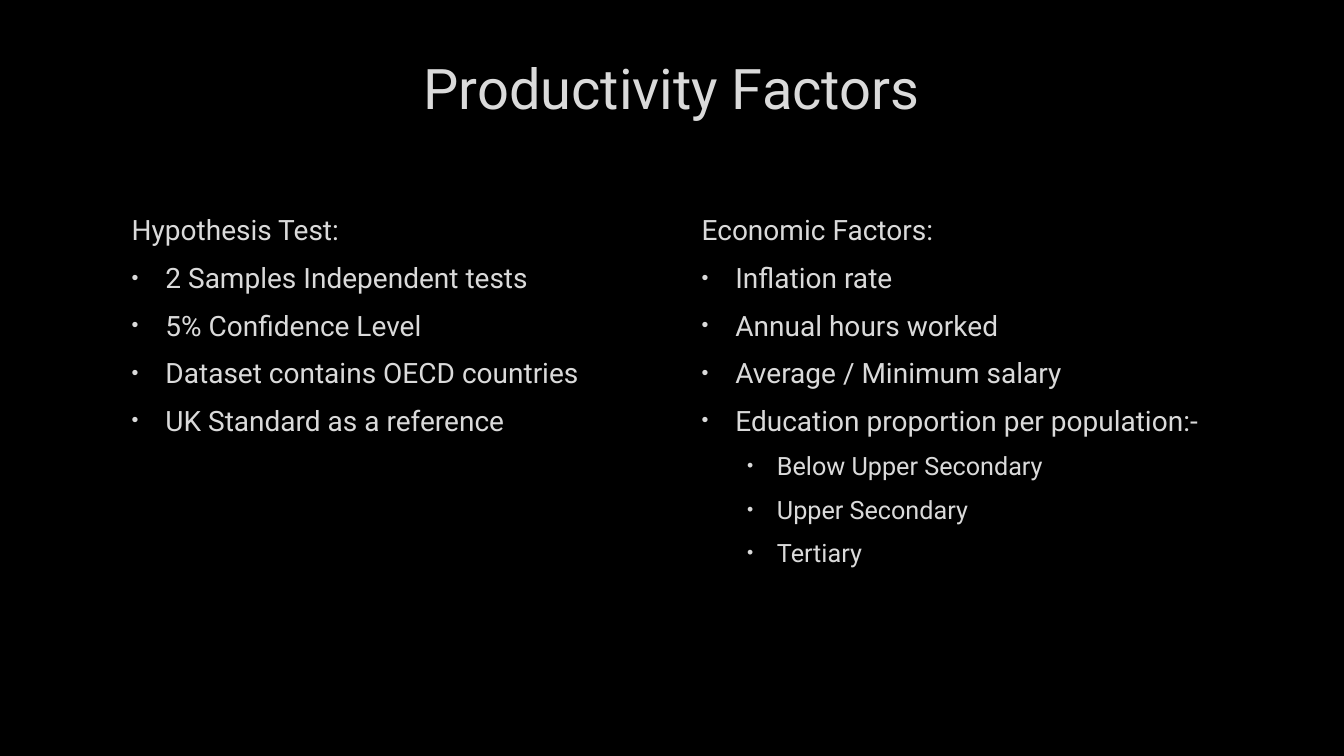
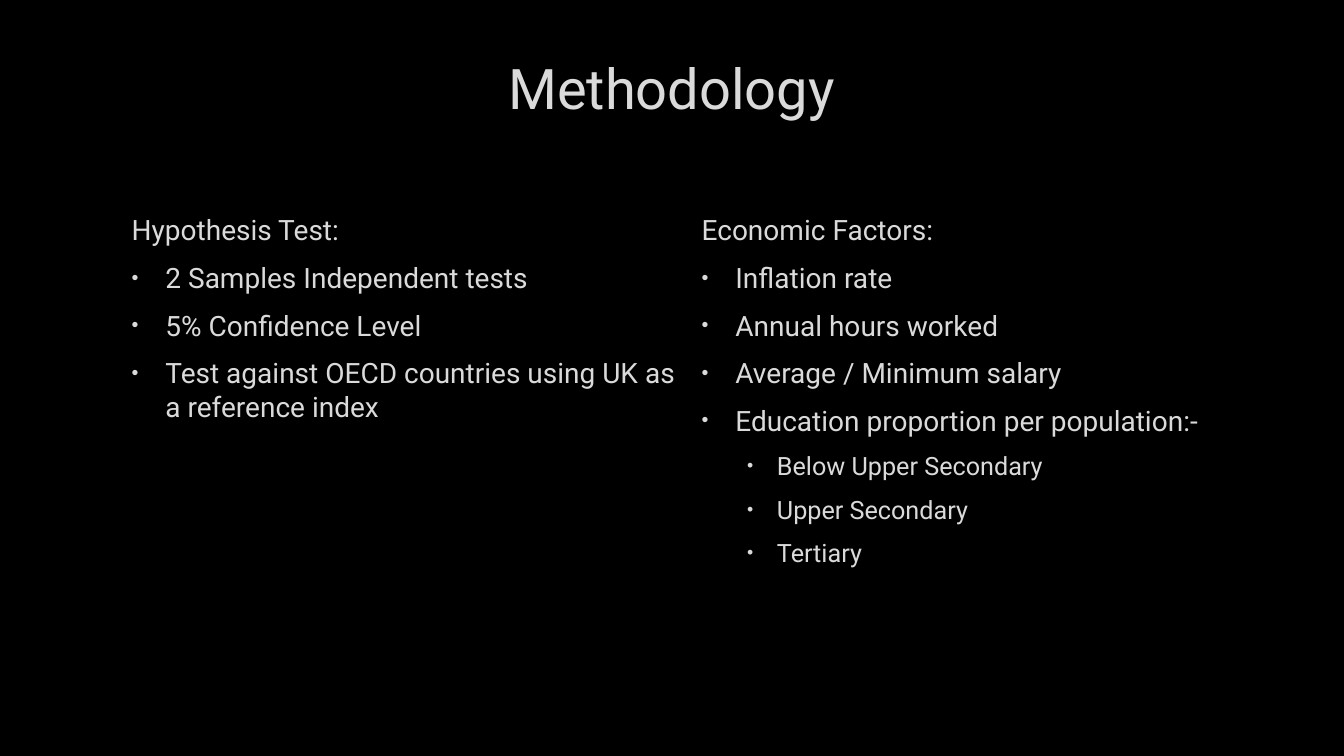
Before and after one commit to kanghinlee/Data-Projects, a slide deck: slide 12 of deloitte_productivity_project/presentation/New Microsoft PowerPoint Presentation.pptx. Drawn at 1344x756 pixels with LibreOffice and Linux fonts; fonts in the diff are those of the drawing; background and template pictures are left out. Boxes give left, top, right and bottom in pixels: in the first picture for what was removed or moved away, otherwise in the second. Text is boxed around its words. In the diff, an @@ line names an element or a change of style, - is before the commit and + after.

```diff
--- a/deloitte_productivity_project/presentation/New Microsoft PowerPoint Presentation.pptx
+++ b/deloitte_productivity_project/presentation/New Microsoft PowerPoint Presentation.pptx
@@ title at [508, 67, 834, 121]: text changed @@
-Productivity Factors
+Methodology
@@ text at [165, 363, 675, 418]: text changed @@
-• Dataset contains OECD countries
-• UK Standard as a reference
+• Test against OECD countries using UK as a reference index
```
Also in this commit, not shown: 7 other slides changed, 1 other file.
